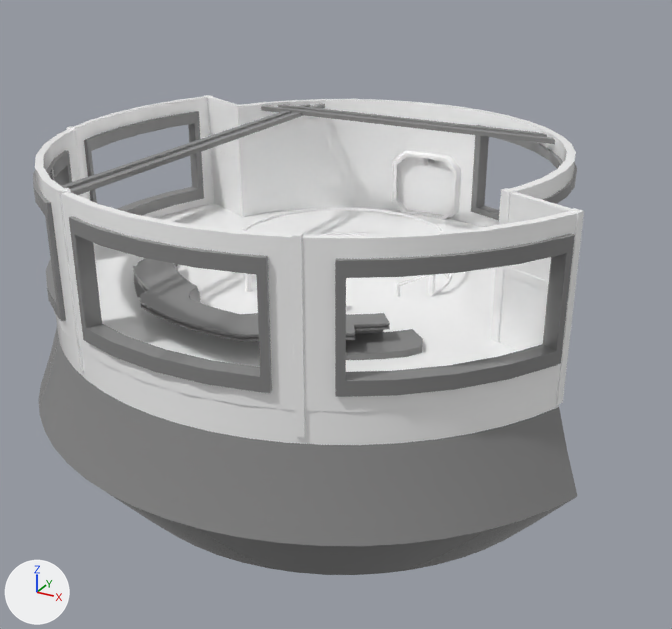
A saved change to the FBX model Assets/Art/Level Design/Map01/Map01.fbx.
Both versions are drawn from a 50 mm camera at (46.5, -85.4, 37.0) aimed at (-11.5, 20.2, -15.8). The lights are fixed; the arrows at lower left show +X, +Y and +Z. Where no turn or scale is listed for an object, it has been applied to the vertices. Vertices at the same position are counted once.

The first picture shows 'Base', 'Counter', 'DisapearingWall', 'Disapearingframes', 'Door1', 'Door2', 'Floor', 'MainWallLeftSide', 'MainWalls', 'MainWallsRightSide', 'Rafters', 'WindowFrame'.
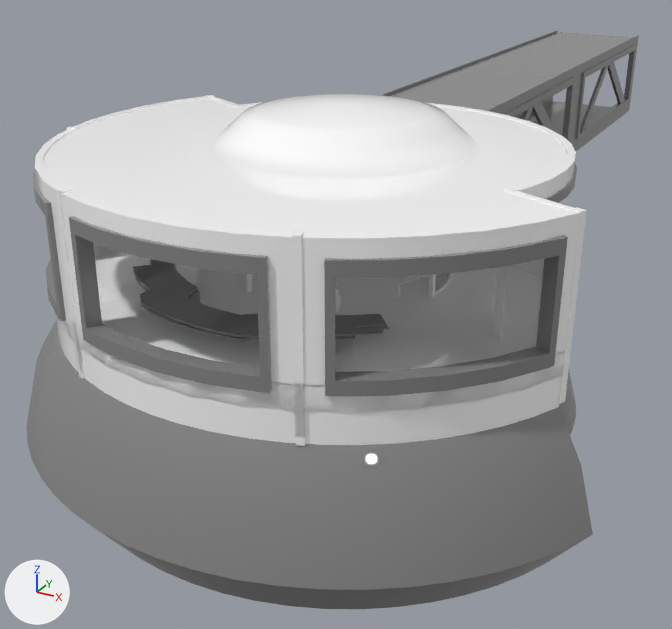
Commit message: Map Update

What differs and where, as boxes [x1, y1, x2, y2] in the pictures (672 x 629 px; the box of a moved part takes in the faces that stretch with it):
'Base', reshaped (17% taller): before [39, 328, 577, 575]; after [26, 321, 593, 609]
'DisapearingCeiling', added: after [44, 93, 570, 235]
'Disapearingframes', reshaped: before [33, 150, 575, 397]; after [33, 171, 568, 397]
'MainWallLeftSide', reshaped, moved, turned: before [490, 188, 584, 405]; after [493, 187, 587, 404]
'Counter', deleted: before [133, 258, 423, 360]
'Hallway001', added: after [383, 58, 579, 143]
'Object002', added: after [99, 256, 448, 372]
'Hallway002', added: after [483, 30, 639, 151]
'CounterTop', added: after [133, 259, 387, 338]
'Backwall', added: after [54, 312, 564, 446]
'HallwayWindowFrame.001', added: after [576, 44, 636, 139]
'HallwayWindowFrame', added: after [504, 77, 575, 141]
'CounterBottom', added: after [133, 263, 389, 342]
'CounterLights', added: after [208, 326, 375, 338]
part 1 of me_mesh_012, moved or reshaped: before [335, 234, 575, 397]; after [324, 235, 568, 397]
part 3 of me_mesh_015, moved or reshaped: before [504, 266, 549, 291]; after [506, 266, 543, 286]
part 4 of me_mesh_015, added: after [502, 191, 573, 350]
part 5 of me_mesh_015, added: after [493, 187, 518, 341]
part 6 of me_mesh_015, added: after [559, 207, 587, 404]
part 7 of me_mesh_015, deleted: before [499, 192, 571, 351]
part 8 of me_mesh_015, deleted: before [490, 188, 516, 342]
'MainWalls', unchanged, covered by the edit: before [205, 95, 576, 227]; after [207, 95, 576, 199]
'Rafters', unchanged, covered by the edit: before [62, 104, 555, 195]
'WindowFrame', unchanged, covered by the edit: before [84, 111, 577, 221]; after [545, 165, 577, 203]
'MainWallsRightSide', unchanged, covered by the edit: before [66, 96, 213, 247]; after [66, 96, 209, 247]

The change, as a list of edits to the scene's bpy script:
```text
Change me_mesh_012:
    where me_mesh_012.from_pydata(...)  # 264 vertices, 264 faces; spans x -28.5..28.1, y -31.1..-11.8, z 1.6..13.0
    me_mesh_012 part 1: the loose piece of 88 vertices spanning x 13.5..28.1, y -27.7..-12.7, z 1.6..13.0 is turned -1.5 degrees about the z axis through the mesh origin
Change me_mesh_015:
    used by ob_mainwallleftside; location = (1.1, -1.1, 0.0); scale = (0.01, 0.01, 0.01)
    remove me_mesh_015.from_pydata(...)  # 126 vertices, 105 faces; spans x 2043.0..2833.0, y -1275.0..-874.0, z -278.0..1463.0
    add me_mesh_015.from_pydata(...)  # 167 vertices, 137 faces; spans x -395.0..395.0, y -200.0..200.0, z -871.0..871.0
    me_mesh_015 part 3: the loose piece of 28 vertices spanning x 2123.0..2774.0, y -1247.0..-914.0, z 720.0..798.0 is moved by (-2438.0, 1074.0, -593.0)
    me_mesh_015 part 4: a new loose piece of 75 vertices spanning x -374.0..370.0, y -177.0..196.0, z -552.0..862.0, in mat_material__3 (its picture is missing)
    me_mesh_015 part 5: a new loose piece of 32 vertices spanning x -395.0..-274.0, y 93.0..200.0, z -871.0..871.0, in mat_material__3 (its picture is missing)
    me_mesh_015 part 6: a new loose piece of 32 vertices spanning x 274.0..395.0, y -200.0..-93.0, z -871.0..871.0, in mat_material__3 (its picture is missing)
    me_mesh_015 part 7: the loose piece of 42 vertices spanning x 2064.0..2808.0, y -1251.0..-878.0, z 19.0..1454.0 is deleted
    me_mesh_015 part 8: the loose piece of 28 vertices spanning x 2043.0..2163.0, y -981.0..-874.0, z -278.0..1463.0 is deleted
Change me_mesh_007:
    remove me_mesh_007.from_pydata(...)  # 330 vertices, 264 faces; spans x -32.3..31.9, y -34.7..23.5, z -20.0..-3.2
    add me_mesh_007.from_pydata(...)  # 276 vertices, 207 faces; spans x -34.3..33.7, y -36.2..25.4, z -20.0..-3.2
    me_mesh_007 part 2: 264 vertices removed from x -32.3..31.9, y -34.7..23.5, z -20.0..-7.2; 210 vertices added at x -34.3..33.7, y -36.2..25.4, z -20.0..-3.2
Change ob_mainwallleftside:
    ob_mainwallleftside.location: (1.1, -1.1, 0.0) -> (25.6, -11.5, 5.9)
    ob_mainwallleftside.rotation_euler: (0.0, 0.0, 0.0) -> (0.0, 0.0, -0.00495)  # degrees (0, 0, 0) -> degrees (0, 0, -0.3)
Remove ob_counter:
    ob_counter = bpy.data.objects.new('Counter', me_mesh_009)
Add ob_counterbottom:
    ob_counterbottom = bpy.data.objects.new('CounterBottom', me_mesh_025)  # 191 vertices, 256 faces; spans x -17.5..13.2, y -24.9..-10.1, z 0.5..2.7; in mat_material__6 (its picture is missing)
    ob_counterbottom.location = (1.1, -0.7, 0.0)
Add ob_counterlights:
    ob_counterlights = bpy.data.objects.new('CounterLights', me_mesh_024)  # 84 vertices, 42 faces; spans x -17.0..12.7, y -24.6..-10.6, z 2.5..2.9; in mat_material__7 (grey #bcbcbc)
    ob_counterlights.location = (1.1, -0.7, 0.0)
Add ob_disapearingceiling:
    ob_disapearingceiling = bpy.data.objects.new('DisapearingCeiling', me_mesh_021)  # 861 vertices, 856 faces; spans x -30.6..28.1, y -30.7..22.5, z 0.5..4.9; in mat_material__3 (its picture is missing)
    ob_disapearingceiling.location = (1.1, -1.1, 14.0)
Add ob_hallwaywindowframe_001:
    ob_hallwaywindowframe_001 = bpy.data.objects.new('HallwayWindowFrame.001', me_mesh_019)  # 112 vertices, 105 faces; spans x -8.2..8.2, y 2.7..39.1, z -10.4..0.3; in mat_material__6 (its picture is missing)
    ob_hallwaywindowframe_001.location = (0.3, 62.3, 12.6)
Add ob_object002:
    ob_object002 = bpy.data.objects.new('Object002', me_mesh_023)  # 92 vertices, 76 faces; spans x -5.1..35.6, y -10.3..6.7, z -0.3..0.3; in mat_material__3 (its picture is missing)
    ob_object002.location = (-15.9, -14.5, 0.8)
Add ob_hallwaywindowframe:
    ob_hallwaywindowframe = bpy.data.objects.new('HallwayWindowFrame', me_mesh_019.copy())
    ob_hallwaywindowframe.location = (0.3, 20.5, 12.6)
Add ob_countertop:
    ob_countertop = bpy.data.objects.new('CounterTop', me_mesh_022)  # 136 vertices, 117 faces; spans x -17.3..13.1, y -24.9..-10.3, z 2.8..3.0; in mat_material__6 (its picture is missing)
    ob_countertop.location = (1.1, -0.7, 0.0)
Add ob_backwall:
    ob_backwall = bpy.data.objects.new('Backwall', me_mesh_026)  # 160 vertices, 119 faces; spans x -29.3..28.3, y -30.7..-8.9, z -3.2..2.5; in mat_material__3 (its picture is missing)
    ob_backwall.location = (1.1, -1.1, 0.0)
Add ob_hallway001:
    ob_hallway001 = bpy.data.objects.new('Hallway001', me_mesh_009_1)  # 548 vertices, 396 faces; spans x -7.9..7.9, y 0.0..41.8, z -12.2..2.2; in mat_material__6 (its picture is missing)
    ob_hallway001.location = (0.3, 20.6, 12.2)
Add ob_hallway002:
    ob_hallway002 = bpy.data.objects.new('Hallway002', me_mesh_018)  # 544 vertices, 394 faces; spans x -7.9..7.9, y 0.0..41.8, z -12.2..2.2; in mat_material__6 (its picture is missing)
    ob_hallway002.location = (0.3, 62.4, 12.2)
```
